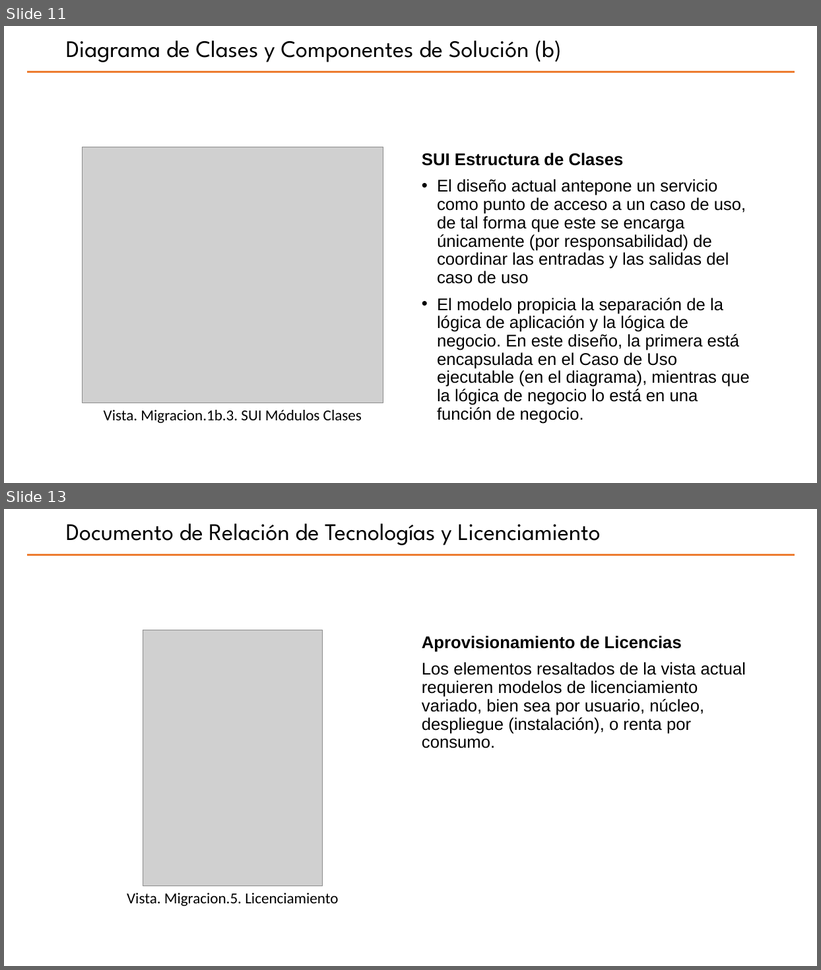
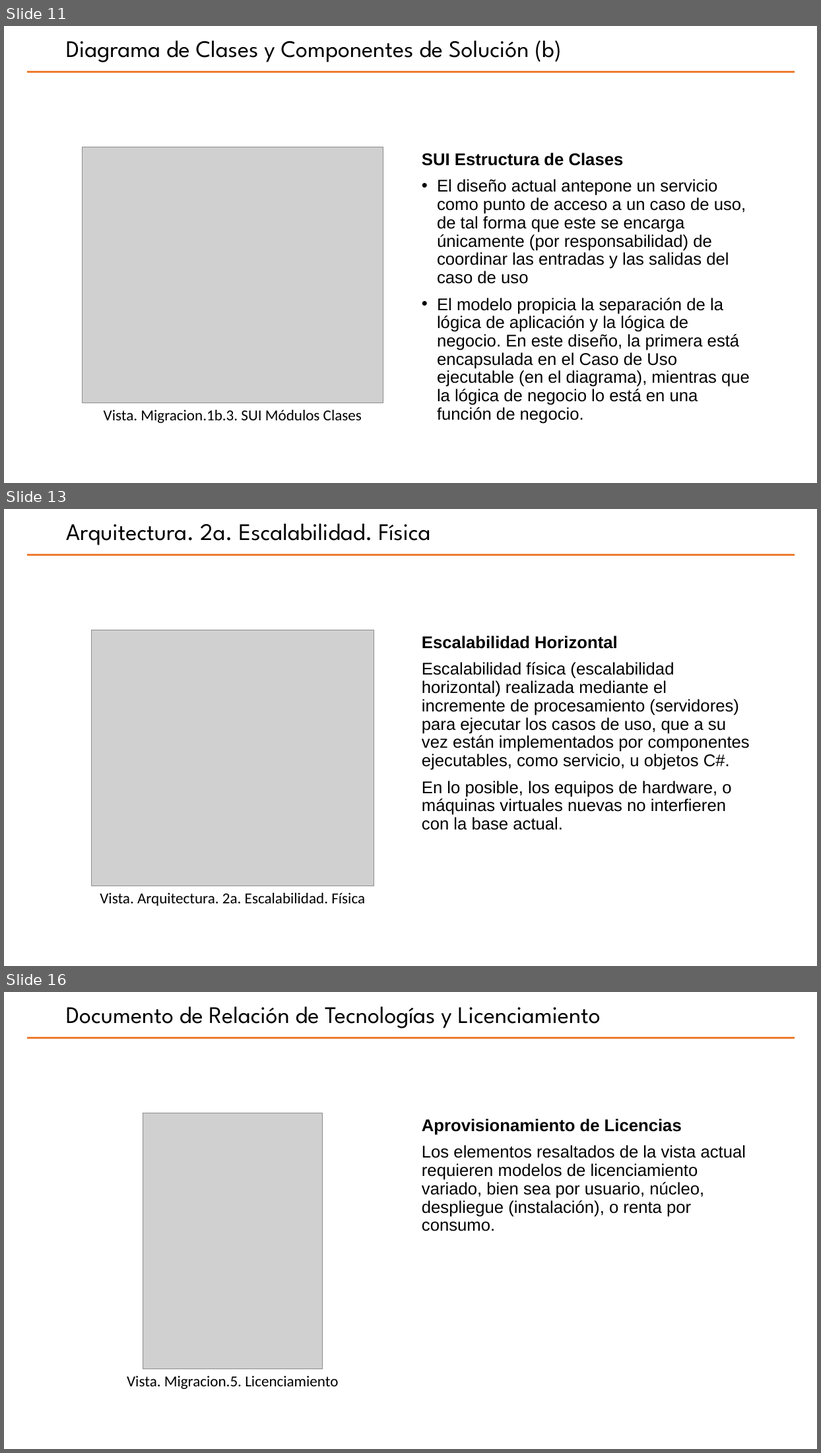
Before and after one commit to hwong23/pgn-078, a slide deck: content/pptxoutpt.pptx. Shown one above the other, each under a label of ours: slides 11 and 13 before the commit, slides 11, 13 and 16 after it; the slides between them are not shown. The pictures are 821x970 and 821x1453 pixels, drawn with LibreOffice and Linux fonts; fonts in the diff are those of the drawing; grey boxes stand for pictures; background and template pictures are left out. Boxes give left, top, right and bottom in pixels: in the first picture for what was removed or moved away, otherwise in the second. Text is boxed around its words. In the diff, an @@ line names an element or a change of style, - is before the commit and + after.

```diff
--- a/content/pptxoutpt.pptx
+++ b/content/pptxoutpt.pptx
@@ slide 13 added at <box>4,509,817,966</box>, background #FFFFFF; not listed: 1 template element that a slide beside it also shows @@
@@ title added at <box>66,524,430,545</box>, 28 pt, text #000000 @@
+Arquitectura. 2a. Escalabilidad. Física
@@ picture added at <box>91,630,374,886</box> @@
@@ text added at <box>422,636,750,830</box>, 20 pt, text #000000 @@
+Escalabilidad Horizontal
+Escalabilidad física (escalabilidad horizontal) realizada mediante el incremente de procesamiento (servidores) para ejecutar los casos de uso, que a su vez están implementados por componentes ejecutables, como servicio, u objetos C#.
+En lo posible, los equipos de hardware, o máquinas virtuales nuevas no interfieren con la base actual.
@@ text added at <box>100,893,365,906</box>, 18 pt, text #000000 @@
+Vista. Arquitectura. 2a. Escalabilidad. Física
@@ what was slide 13 is now slide 16 @@
```
Also in this commit, not shown: 4 slides changed, 3 other slides added, 3 slides removed, 13 other files.
